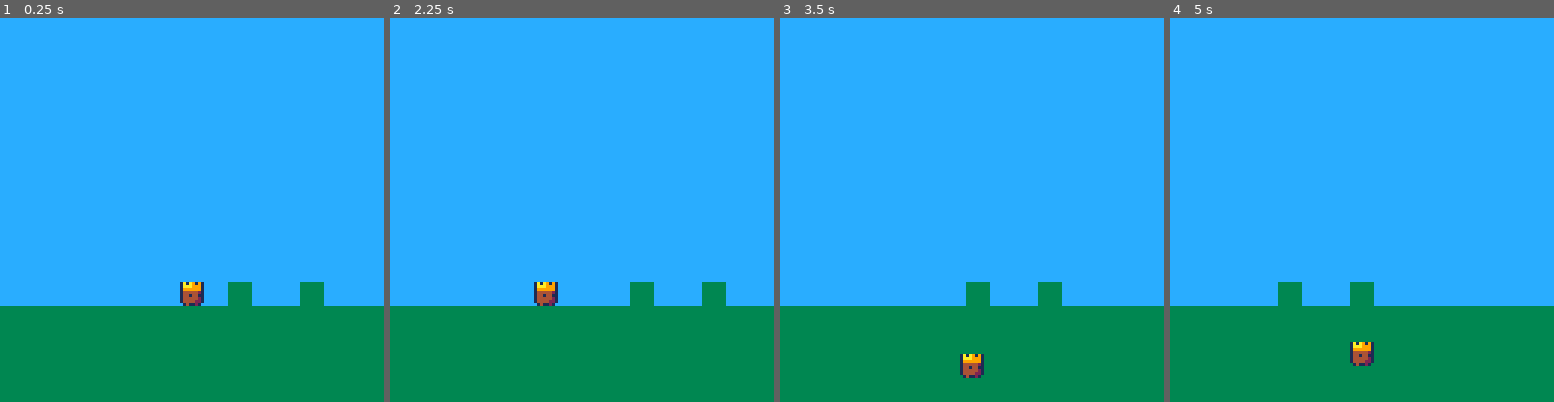
Above: before the commit, frames 1-4 (left to right).
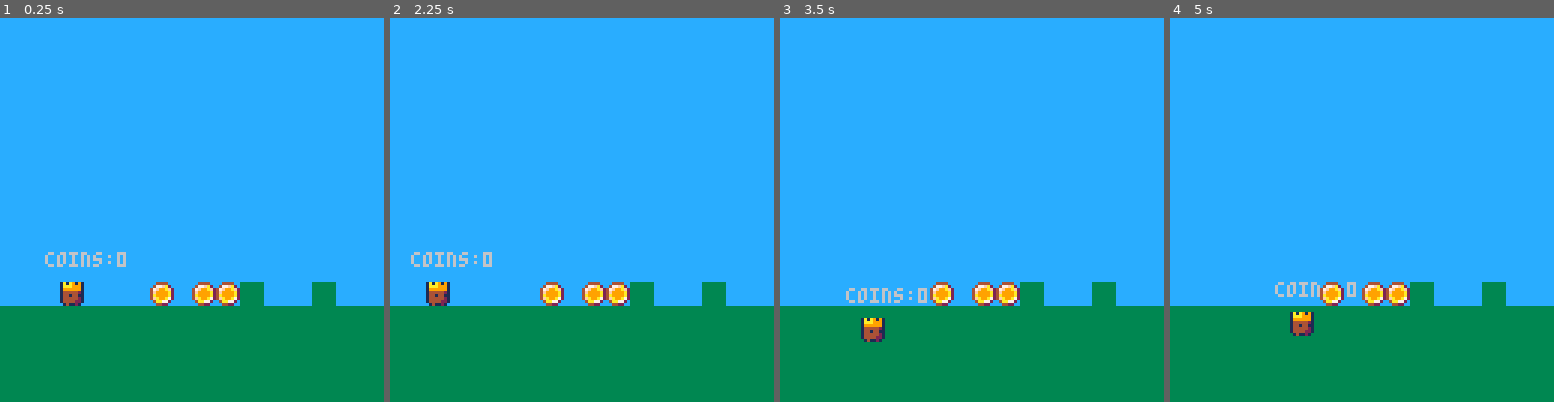
Above: after the commit, the same moments.

Repository: shen-sat/kingdom
Game: PICO-8 cartridge kingdom.p8
Two runs of this game, one before a commit and one after it. Both use one fixed random seed, a clock stepped at 60 frames per second and the inputs below.
Inputs:
- Up to frame 1 (0.25 s): no input
- Up to frame 2 (2.25 s): hold Left from 1.97 s (still down)
- Up to frame 3 (3.5 s): release Left at 2.37 s; hold Down 2.42-2.82 s; hold Right from 2.87 s (still down)
- Up to frame 4 (5 s): release Right at 3.53 s; hold Up 3.58-4.08 s; hold Right 4.13-4.53 s; hold Down from 4.58 s (still down)

The runs differ from the first frame. In frame 1, 2.5% of the frame differs, in the area x 11-88%, y 60-75%; in frame 2, 1.8%; in frame 3, 3.2%; in frame 4, 3.3%, in the area x 27-88%, y 68-91%.

Commit message:
Add ability to collect coins and increment coin score

Diff:
--- a/kingdom.p8
+++ b/kingdom.p8
@@ -15,14 +15,44 @@
   camera_x = 0
   map_start_x = 0
   map_end_x = 256
+  coin_score = 0
+  coins = {}
 
   player = {
    sprite = 0,
+   x = 20,
+   y = ground_y - 8,
+   width = 8,
+   height = 8,
+   center_x = function(self)
+    return self.x + self.width/2
+   end
+  }
+
+  coin = {
+   sprite = 5,
    x = 64,
    y = ground_y - 8,
    width = 8,
    height = 8
   }
+  coin_two = {
+   sprite = 5,
+   x = 50,
+   y = ground_y - 8,
+   width = 8,
+   height = 8
+  }
+  coin_three = {
+   sprite = 5,
+   x = 72,
+   y = ground_y - 8,
+   width = 8,
+   height = 8
+  }
+  add(coins,coin)
+  add(coins,coin_two)
+  add(coins,coin_three)
 
   cam = {
    x = 0,
@@ -35,20 +65,32 @@
 
 function level_update()
  --player
- if btn(0) then player.x -= 2 end
- if btn(1) then player.x += 2 end
- if btn(2) then player.y -= 2 end
- if btn(3) then player.y += 2 end
+ if btn(0) then player.x -= 1 end
+ if btn(1) then player.x += 1 end
+ if btn(2) then player.y -= 1 end
+ if btn(3) then player.y += 1 end
  manage_out_of_bounds(player)
  --camera
  cam.x = player.x - 64 + (player.width/2)
  manage_out_of_bounds(cam)
  camera(cam.x,0)
+
+ for c in all(coins) do
+  if player:center_x() > c.x and player:center_x() < (c.x + c.width) then
+   del(coins,c)
+   coin_score +=1
+  end
+ end
+
 end
 
 function level_draw()
  cls()
  map(0,0)
+ print('coins:'..coin_score, player.x - 5, player.y - 10)
+ for c in all(coins) do
+  spr(c.sprite,c.x,c.y)
+ end
  spr(player.sprite,player.x,player.y)
 end
 
@@ -58,14 +100,14 @@
 end
 
 __gfx__
-1a1a919133333333cccccccc0001010007133100eeeeeeee00000000000000000000000000000000000000000000000000000000000000000000000000000000
-1aaa999133333333cccccccc0016161001733310eeeeeeee00000000000000000000000000000000000000000000000000000000000000000000000000000000
-1999999133333333cccccccc0016161013333331eeeeeeee00000000000000000000000000000000000000000000000000000000000000000000000000000000
-1444442133333333cccccccc0016161014444421eeeeeeee00000000000000000000000000000000000000000000000000000000000000000000000000000000
-1441441133333333cccccccc0116616114414411eeeeeeee00000000000000000000000000000000000000000000000000000000000000000000000000000000
-1444442133333333cccccccc1666666114444421eeeeeeee00000000000000000000000000000000000000000000000000000000000000000000000000000000
-1444422133333333cccccccc1666dd1014444221eeeeeeee00000000000000000000000000000000000000000000000000000000000000000000000000000000
-0141121033333333cccccccc161d161001411210eeeeeeee00000000000000000000000000000000000000000000000000000000000000000000000000000000
+1a1a919133333333cccccccc00010100071331000044440000000000000000000000000000000000000000000000000000000000000000000000000000000000
+1aaa999133333333cccccccc00161610017333100477fa2000000000000000000000000000000000000000000000000000000000000000000000000000000000
+1999999133333333cccccccc001616101333333147f99af200000000000000000000000000000000000000000000000000000000000000000000000000000000
+1444442133333333cccccccc00161610144444214f9999a200000000000000000000000000000000000000000000000000000000000000000000000000000000
+1441441133333333cccccccc01166161144144114a9999a200000000000000000000000000000000000000000000000000000000000000000000000000000000
+1444442133333333cccccccc16666661144444214fa99a7200000000000000000000000000000000000000000000000000000000000000000000000000000000
+1444422133333333cccccccc1666dd101444422104aa772000000000000000000000000000000000000000000000000000000000000000000000000000000000
+0141121033333333cccccccc161d1610014112100044220000000000000000000000000000000000000000000000000000000000000000000000000000000000
 __map__
 0202020202020202020202020202020202020202020202020202020202020202000000000000000000000000000000000000000000000000000000000000000000000000000000000000000000000000000000000000000000000000000000000000000000000000000000000000000000000000000000000000000000000000
 0202020202020202020202020202020202020202020202020202020202020202000000000000000000000000000000000000000000000000000000000000000000000000000000000000000000000000000000000000000000000000000000000000000000000000000000000000000000000000000000000000000000000000
